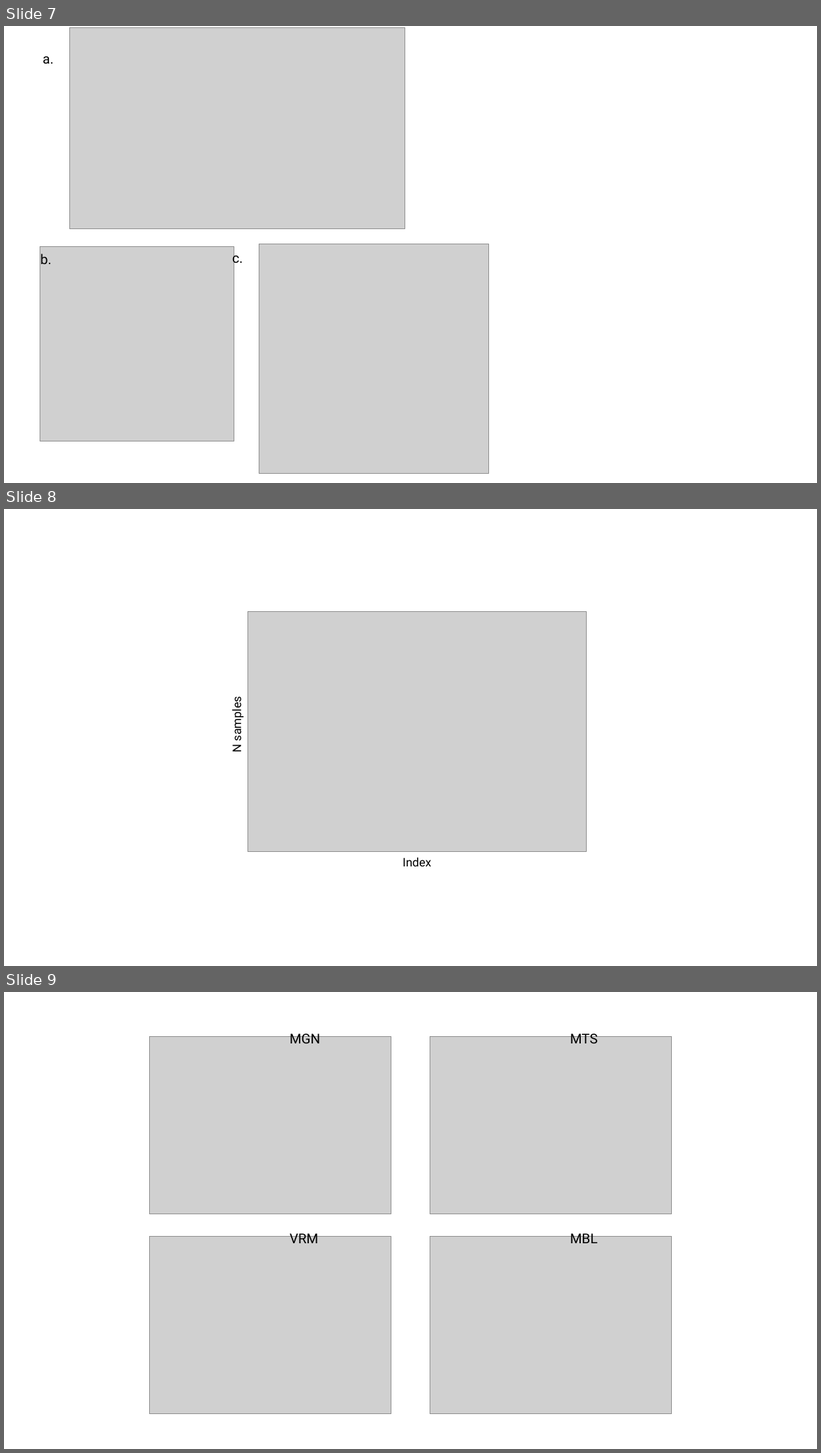
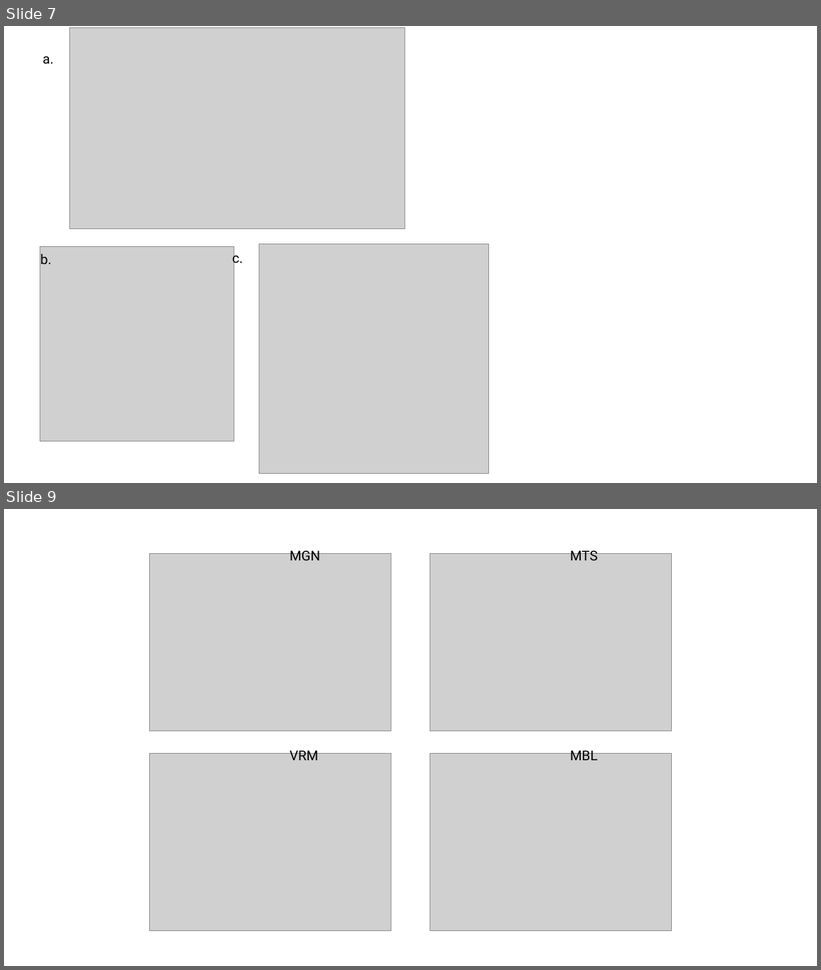
Before and after one commit to sterrettJD/poly-omics-risk, a slide deck: FiguresCombined.pptx. Shown one above the other, each under a label of ours: slides 7, 8 and 9 before the commit, slides 7 and 9 after it; the slides between them are not shown. The pictures are 821x1453 and 821x970 pixels, drawn with LibreOffice and Linux fonts; fonts in the diff are those of the drawing; grey boxes stand for pictures. Boxes give left, top, right and bottom in pixels: in the first picture for what was removed or moved away, otherwise in the second. Text is boxed around its words. In the diff, an @@ line names an element or a change of style, - is before the commit and + after.

```diff
--- a/FiguresCombined.pptx
+++ b/FiguresCombined.pptx
@@ slide 8 removed at (4,509,817,966), background #FFFFFF @@
@@ picture removed at (248,612,587,852) @@
@@ text removed at (229,700,245,752) @@
-N samples
@@ text removed at (403,857,431,867) @@
-Index
```
Also in this commit, not shown: 1 slide added, 3 other files.
